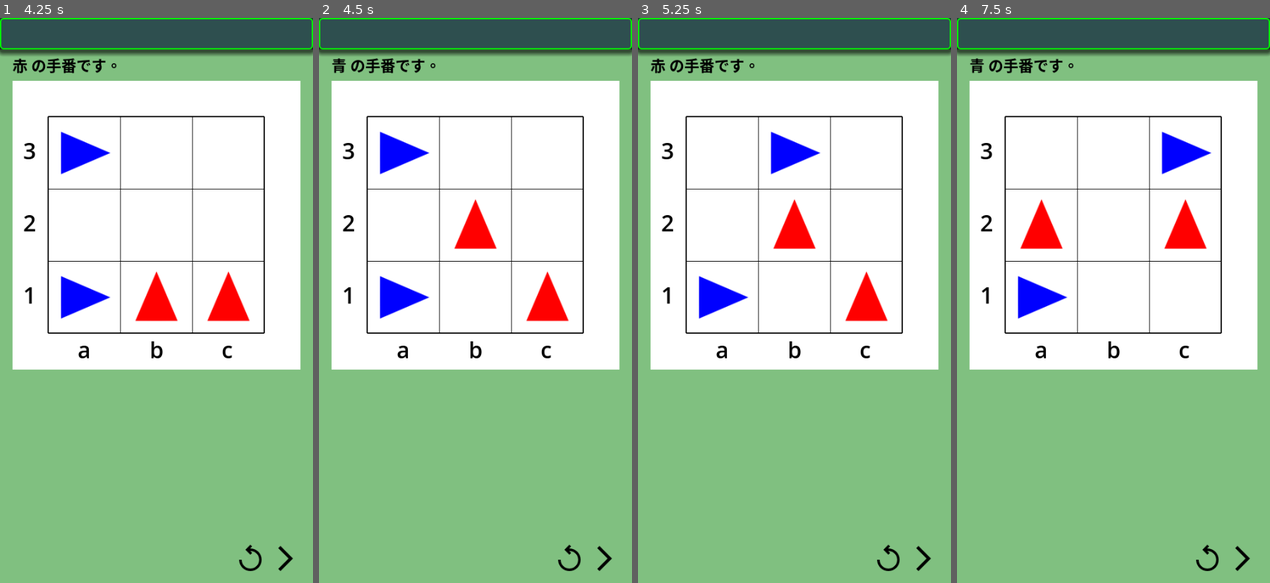
Above: before the commit, frames 1-4 (left to right).
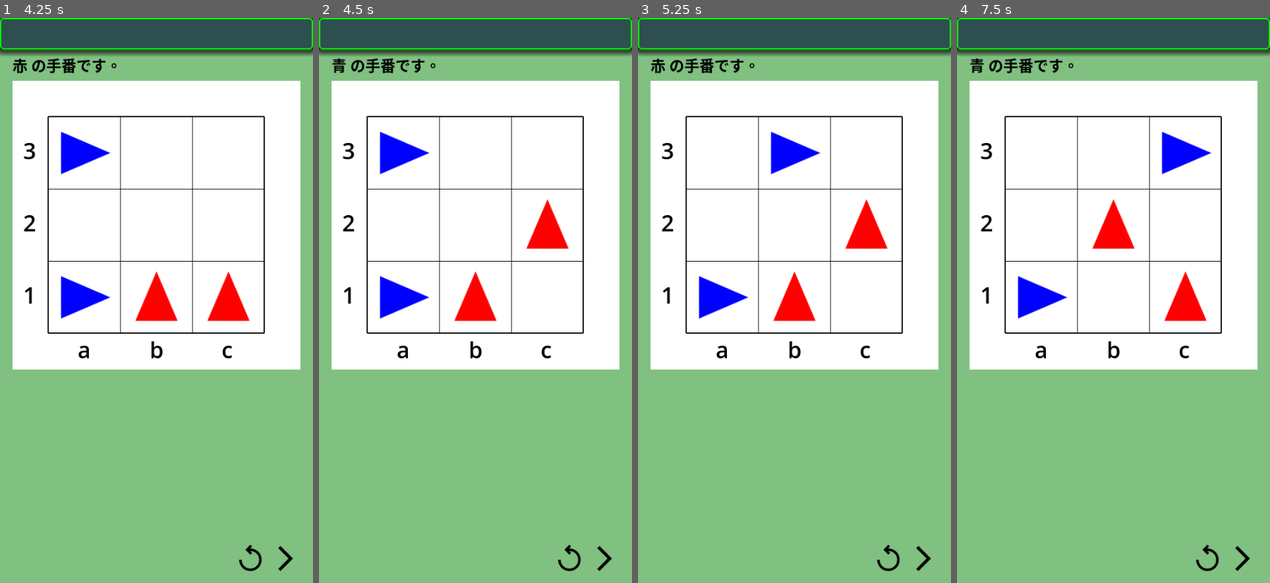
Above: after the commit, the same moments.

Repository: vivisuke/DodgemGame
Game: Godot game, scene res://main.tscn
The game is run twice, just before and just after one commit, with the same random seed, the same clock (stepped at 60 frames per second) and the same inputs.
Inputs (mouse positions are in pixels of both pictures, inside the frame that each line leads up to):
- Up to frame 1 (4.25 s): click (284, 560) at 0.5 s; click (250, 560) at 1.25 s; click (250, 560) at 2 s; click (250, 560) at 2.75 s; click (284, 560) at 3.5 s
- Up to frame 2 (4.5 s): click (603, 560) at 4.25 s
- Up to frame 3 (5.25 s): tap Enter at 5 s
- Up to frame 4 (7.5 s): tap Space at 5.75, 7.25 s; tap Enter at 6.5 s

Frame 1 is identical in both runs. In frame 2, 2.5% of the frame differs, in the area x 43-80%, y 32-54%; in frame 3, 2.5%; in frame 4, 2.5%.

Commit message:
0027 ◎ C 01/13 01/13 0.001│ToDo│直進：1/2、左右移動：1/4 の確率に？

Diff:
--- a/dodgemgame/scripts/Board.gd
+++ b/dodgemgame/scripts/Board.gd
@@ -74,6 +74,17 @@
 			m_moves.push_back(Vector2(id, RIGHT))
 		if pos.y < m_bd_size-1 && m_cells[pos.y+1][pos.x] == EMPTY:
 			m_moves.push_back(Vector2(id, LEFT))
+func sel_move() -> Vector2:
+	var sum = 0
+	for mv in m_moves:
+		sum += 2 if mv.y == FORWARD else 1
+	if sum != 0:
+		var r = randi() % sum
+		for mv in m_moves:
+			var sz = 2 if mv.y == FORWARD else 1
+			if r < sz: return mv
+			r -= sz
+	return Vector2(0, 0)
 func do_move(mv : Vector2) -> bool:		# return: ゴールした
 	var id = mv.x
 	if id > 0:	# 赤移動
--- a/dodgemgame/scripts/main.gd
+++ b/dodgemgame/scripts/main.gd
@@ -48,7 +48,8 @@
 			is_game_over = true
 			$MessLabel.text = "赤 の勝ちです。"
 			return
-		mv = bd.m_moves[randi()%bd.m_moves.size()]
+		#mv = bd.m_moves[randi()%bd.m_moves.size()]
+		mv = bd.sel_move()
 	print("moves: ", bd.m_moves)
 	print("move: ", mv)
 	var goal = bd.do_move(mv)
Not shown, changed: DodgemGame.spr
